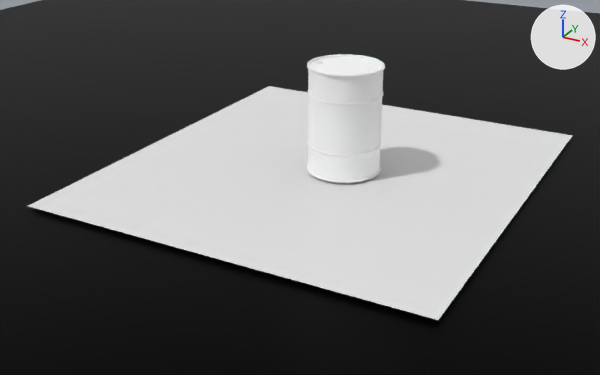
Renders of the glTF model models/barrel.glb from each side of a commit.
Camera for both pictures: a camera (50 mm lens) standing at (9.33, -19.49, 8.93) and looking at (-0.8, -1.07, -0.28). The lights are fixed; the arrows at upper right show +X, +Y and +Z. Where no turn or scale is listed for an object, it has been applied to the vertices.
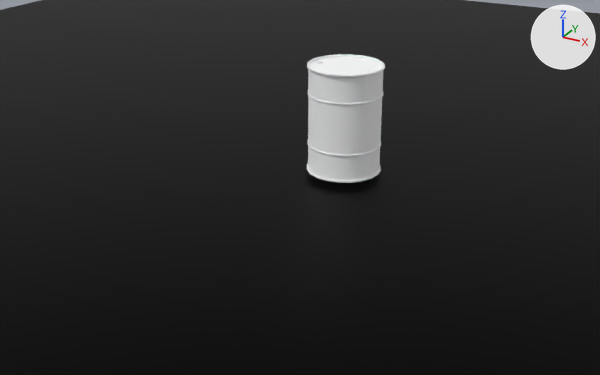
Changed parts and their boxes [x1, y1, x2, y2] in the pictures (600 x 375 px):
'Plane', deleted
    before: [28, 86, 573, 320]

The change, as a diff of the scene's bpy script:
```diff
--- a/models/barrel.glb.py
+++ b/models/barrel.glb.py
@@ ob_plane @@
-ob_plane = bpy.data.objects.new('Plane', me_plane)
-ob_plane.location = (0.0, 0.0, 0.0)
```
